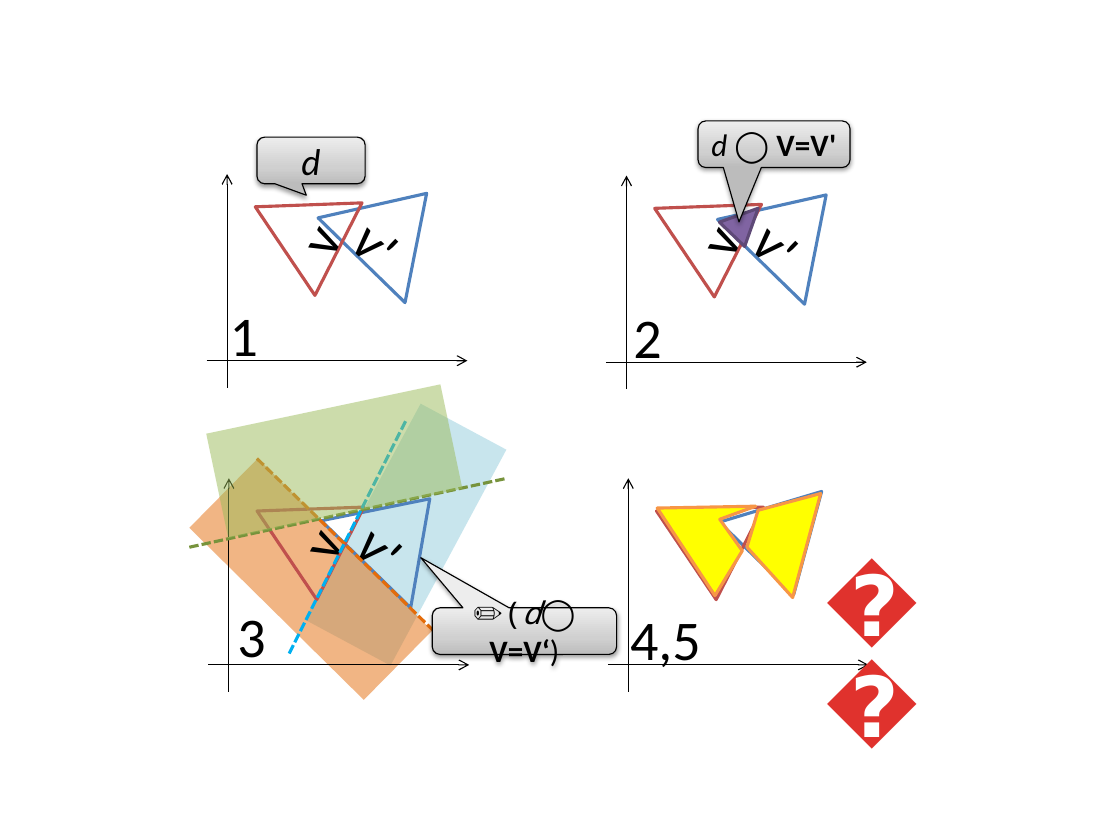
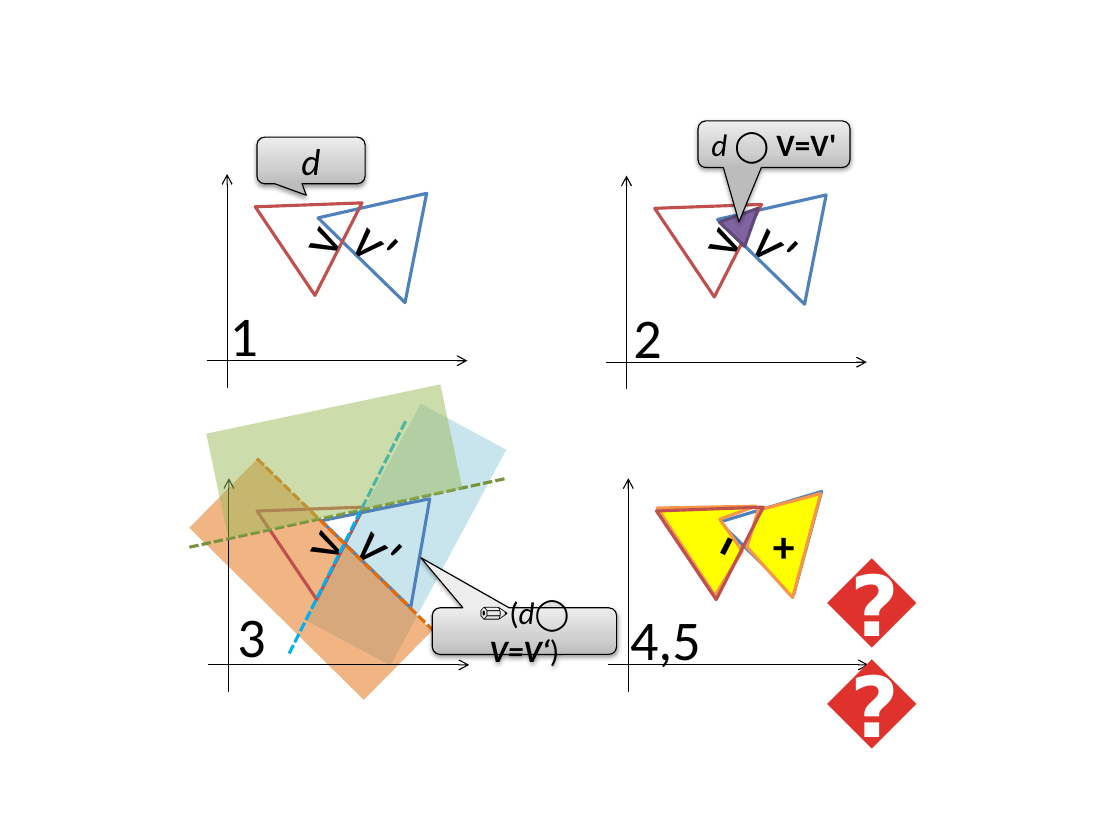
Before and after one commit to tech-srl/differential, a slide deck: slide 1 of Doc/figures/delta.pptx. Drawn at 1120x840 pixels with LibreOffice and Linux fonts; fonts in the diff are those of the drawing. Boxes give left, top, right and bottom in pixels: in the first picture for what was removed or moved away, otherwise in the second. Text is boxed around its words. In the diff, an @@ line names an element or a change of style, - is before the commit and + after.

```diff
--- a/Doc/figures/delta.pptx
+++ b/Doc/figures/delta.pptx
@@ text in freeform shape at (x1=747, y1=494, x2=821, y2=598): text added @@
++
@@ text in triangle at (x1=748, y1=503, x2=766, y2=571): text changed; size 36 to 48 pt @@
-i
+-
@@ rounded speech box "✏(d◯ V=V‘)" at (x1=432, y1=608, x2=617, y2=655): font Noto Sans Mono to Calibri in "✏(d◯"; italic on in "V=V‘)" @@
```
Also in this commit, not shown: 6 other files.
